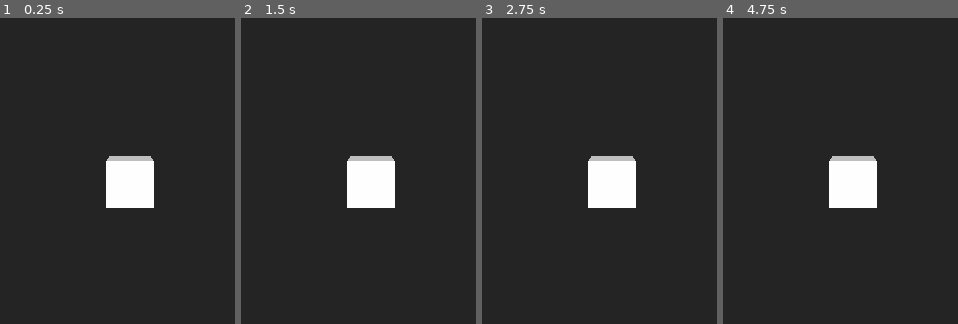
Above: before the commit, frames 1-4 (left to right).
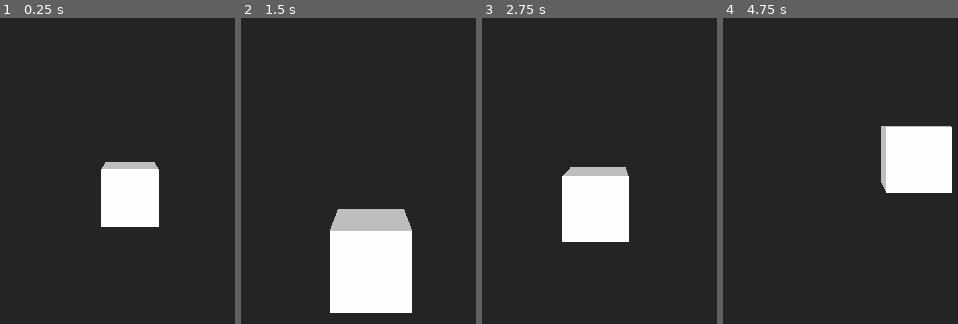
Above: after the commit, the same moments.

Repository: andrew-wilkes/3dsnake
Game: Godot game, scene res://Main.tscn
Two runs of this game, one before a commit and one after it. Both use one fixed random seed, a clock stepped at 60 frames per second and the inputs below.
Inputs:
- Up to frame 1 (0.25 s): no input
- Up to frame 2 (1.5 s): hold Right (ui_right) 0.53-1.28 s; hold Down (ui_down) from 1.28 s (still down)
- Up to frame 3 (2.75 s): release Down (ui_down) at 2.03 s; hold Right (ui_right) from 2.03 s (still down)
- Up to frame 4 (4.75 s): release Right (ui_right) at 2.78 s; hold Up (ui_up) 2.78-3.53 s; hold Left (ui_left) from 3.53 s (still down)

The runs differ from the first frame. In frame 1, 3.0% of the frame differs, in the area x 42-68%, y 45-69%; in frame 2, 15%, in the area x 37-73%, y 45-97%; in frame 3, 6.2%; in frame 4, 10%.

Commit message:
Add code with movement control

Diff:
--- a/Main.gd
+++ b/Main.gd
@@ -1,5 +1,35 @@
 extends Spatial
 
+enum { AHEAD, UP, DOWN, LEFT, RIGHT }
+
+const P2 = PI / 2
+
+var direction = AHEAD
+var speed = 10
+var cube_step
+var min_step
+var d1 = 0
+var d2 = 0
 
 func _ready():
-	pass
+	cube_step = $Snake.width
+	min_step = cube_step / 4
+
+
+func _process(delta):
+	d1 += speed * delta
+	if d1 > min_step:
+		d1 = 0
+		$Snake.translate_object_local(transform.basis.z * min_step)
+	d2 += speed * delta
+	# If crossing a grid line, rotate the snake head towards the desired direction
+	if d2 > cube_step:
+		d2 = 0
+		if Input.is_action_pressed("ui_right"):
+			$Snake.rotate_object_local(Vector3(0, -1, 0), P2)
+		elif Input.is_action_pressed("ui_left"):
+			$Snake.rotate_object_local(Vector3(0, 1, 0), P2)
+		elif Input.is_action_pressed("ui_up"):
+			$Snake.rotate_object_local(Vector3(-1, 0, 0), P2)
+		elif Input.is_action_pressed("ui_down"):
+			$Snake.rotate_object_local(Vector3(1, 0, 0), P2)
